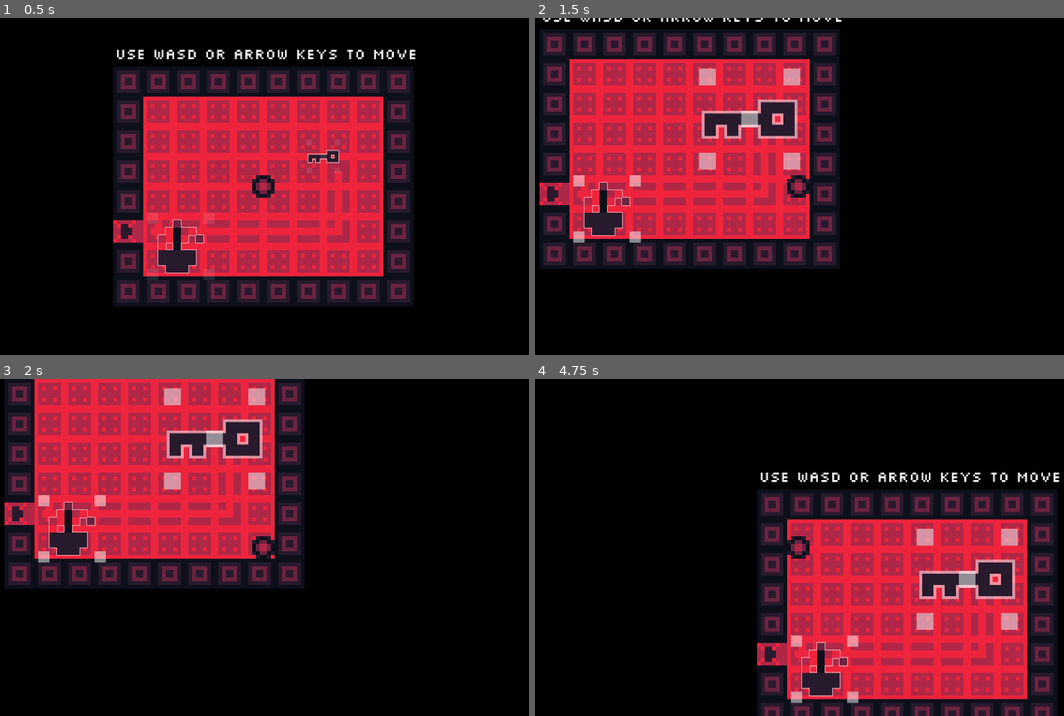
Above: before the commit, frames 1-4 (two rows, left to right).
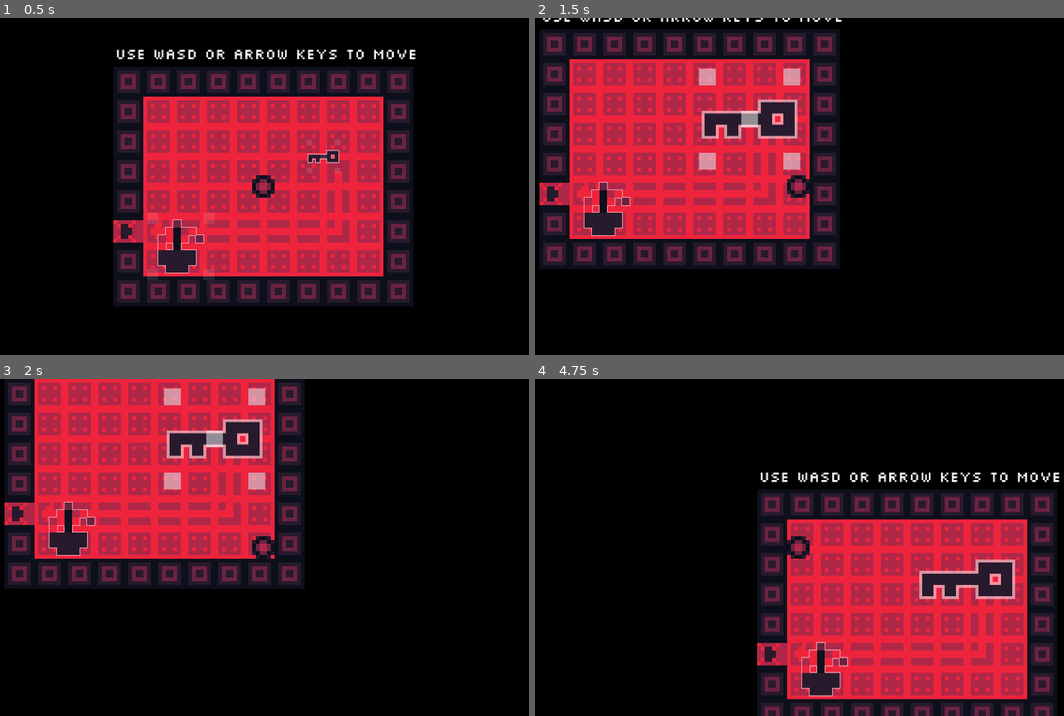
Above: after the commit, the same moments.

Repository: GriffinBaxter/Scaled-To-Nothing
Game: Godot game, scene res://Scenes/main.tscn
The game is run twice, just before and just after one commit, with the same random seed, the same clock (stepped at 60 frames per second) and the same inputs.
Inputs (mouse positions are in pixels of both pictures, inside the frame that each line leads up to):
- Up to frame 1 (0.5 s): no input
- Up to frame 2 (1.5 s): tap Enter at 0.5 s; move the mouse to (857, 156) at 0.52 s; press the mouse at (857, 156) at 0.53 s; hold D (right) 0.53-1.28 s; move the mouse to (609, 247) at 1.27 s; release the mouse at (609, 247) at 1.28 s; hold S (down) from 1.28 s (still down); click (609, 247) at 1.35 s
- Up to frame 3 (2 s): keep holding S (down)
- Up to frame 4 (4.75 s): tap Space at 2 s; move the mouse to (857, 473) at 2.02 s; release S (down) at 2.03 s; press the mouse at (857, 473) at 2.03 s; hold D (right) 2.03-2.78 s; move the mouse to (767, 614) at 2.77 s; release the mouse at (767, 614) at 2.78 s; hold W (up) 2.78-3.53 s; click (767, 614) at 2.85 s; move the mouse to (979, 598) at 3.52 s; press the mouse at (979, 598) at 3.53 s; hold A (left) from 3.53 s (still down); move the mouse to (619, 496) at 4.27 s; release the mouse at (619, 496) at 4.28 s; click (619, 496) at 4.35 s

Frame 1 is identical in both runs. In frame 2, 0.3% of the frame differs, in the area x 7-20%, y 46-67%; in frame 3, 0.3%; in frame 4, 1.1%, in the area x 48-92%, y 44-97%.

Commit message:
Make objects only scalable/movable when player is near

Diff:
--- a/Scenes/main.tscn
+++ b/Scenes/main.tscn
@@ -12,6 +12,9 @@
 
 [sub_resource type="CircleShape2D" id="CircleShape2D_f8w3p"]
 radius = 12.0
+
+[sub_resource type="CircleShape2D" id="CircleShape2D_5demu"]
+radius = 60.0
 
 [sub_resource type="TileSetAtlasSource" id="TileSetAtlasSource_ucfa0"]
 texture = ExtResource("1_nybsv")
@@ -87,6 +90,11 @@
 [node name="Camera2D" type="Camera2D" parent="Player"]
 zoom = Vector2(2, 2)
 
+[node name="ScalePositionArea" type="Area2D" parent="Player"]
+
+[node name="CollisionShape2D" type="CollisionShape2D" parent="Player/ScalePositionArea"]
+shape = SubResource("CircleShape2D_5demu")
+
 [node name="Level1" type="Node2D" parent="."]
 
 [node name="TileMapLayer1" type="TileMapLayer" parent="Level1"]
@@ -132,12 +140,14 @@
 [node name="SquareTable" parent="Level2" instance=ExtResource("7_m16ng")]
 position = Vector2(-296, 160)
 scale = Vector2(8, 8)
+can_position = false
 min_scale = 0.3
 max_scale = 1.5
 
 [node name="CircleTable" parent="Level2" instance=ExtResource("8_vmjtb")]
 position = Vector2(-232, 104)
 scale = Vector2(8, 8)
+can_position = false
 max_scale = 1.5
 
 [node name="UI" type="Control" parent="."]
--- a/Scripts/object_scaling.gd
+++ b/Scripts/object_scaling.gd
@@ -16,6 +16,9 @@
 var selected_corner: CornerPos = CornerPos.NONE
 var current_scale_amount = 0
 var currently_scaling_or_positioning = false
+var near_player = false
+
+@onready var scale_position_area: Area2D = $"../../Player/ScalePositionArea"
 
 
 func _ready() -> void:
@@ -23,48 +26,56 @@
 
 
 func _draw() -> void:
-	const OFFSET = 3.
-	const SQUARE_SIZE = Vector2(1.5, 1.5)
-	const ACTIVE_COLOR = Color(1, 1, 1, 1)
-	var color = Color(1, 1, 1, 0.5) if mouse_entered_object else Color(1, 1, 1, 0.1)
-	draw_set_transform(Vector2(-position.x, -position.y))
+	if near_player:
+		const OFFSET = 3.
+		const SQUARE_SIZE = Vector2(1.5, 1.5)
+		const ACTIVE_COLOR = Color(1, 1, 1, 1)
+		var color = Color(1, 1, 1, 0.5) if mouse_entered_object else Color(1, 1, 1, 0.1)
+		draw_set_transform(Vector2(-position.x, -position.y))
 
-	# middle
-	if can_position:
-		var middle_rect = Rect2(
-			Vector2(global_position.x - SQUARE_SIZE.x / 2, global_position.y - SQUARE_SIZE.y / 2),
+		# middle
+		if can_position:
+			var middle_rect = Rect2(
+				Vector2(
+					global_position.x - SQUARE_SIZE.x / 2, global_position.y - SQUARE_SIZE.y / 2
+				),
+				SQUARE_SIZE
+			)
+			draw_rect(middle_rect, ACTIVE_COLOR if selected_corner == CornerPos.MIDDLE else color)
+
+		# top left
+		var top_left_rect = Rect2(
+			Vector2(
+				global_position.x - OFFSET - SQUARE_SIZE.x,
+				global_position.y - OFFSET - SQUARE_SIZE.y
+			),
 			SQUARE_SIZE
 		)
-		draw_rect(middle_rect, ACTIVE_COLOR if selected_corner == CornerPos.MIDDLE else color)
+		draw_rect(top_left_rect, ACTIVE_COLOR if selected_corner == CornerPos.TOP_LEFT else color)
 
-	# top left
-	var top_left_rect = Rect2(
-		Vector2(
-			global_position.x - OFFSET - SQUARE_SIZE.x, global_position.y - OFFSET - SQUARE_SIZE.y
-		),
-		SQUARE_SIZE
-	)
-	draw_rect(top_left_rect, ACTIVE_COLOR if selected_corner == CornerPos.TOP_LEFT else color)
+		# top right
+		var top_right_rect = Rect2(
+			Vector2(global_position.x + OFFSET, global_position.y - OFFSET - SQUARE_SIZE.y),
+			SQUARE_SIZE
+		)
+		draw_rect(top_right_rect, ACTIVE_COLOR if selected_corner == CornerPos.TOP_RIGHT else color)
 
-	# top right
-	var top_right_rect = Rect2(
-		Vector2(global_position.x + OFFSET, global_position.y - OFFSET - SQUARE_SIZE.y), SQUARE_SIZE
-	)
-	draw_rect(top_right_rect, ACTIVE_COLOR if selected_corner == CornerPos.TOP_RIGHT else color)
+		# bottom left
+		var bottom_left_rect = Rect2(
+			Vector2(global_position.x - OFFSET - SQUARE_SIZE.x, global_position.y + OFFSET),
+			SQUARE_SIZE
+		)
+		draw_rect(
+			bottom_left_rect, ACTIVE_COLOR if selected_corner == CornerPos.BOTTOM_LEFT else color
+		)
 
-	# bottom left
-	var bottom_left_rect = Rect2(
-		Vector2(global_position.x - OFFSET - SQUARE_SIZE.x, global_position.y + OFFSET), SQUARE_SIZE
-	)
-	draw_rect(bottom_left_rect, ACTIVE_COLOR if selected_corner == CornerPos.BOTTOM_LEFT else color)
-
-	# bottom right
-	var bottom_right_rect = Rect2(
-		Vector2(global_position.x + OFFSET, global_position.y + OFFSET), SQUARE_SIZE
-	)
-	draw_rect(
-		bottom_right_rect, ACTIVE_COLOR if selected_corner == CornerPos.BOTTOM_RIGHT else color
-	)
+		# bottom right
+		var bottom_right_rect = Rect2(
+			Vector2(global_position.x + OFFSET, global_position.y + OFFSET), SQUARE_SIZE
+		)
+		draw_rect(
+			bottom_right_rect, ACTIVE_COLOR if selected_corner == CornerPos.BOTTOM_RIGHT else color
+		)
 
 
 func _input(event: InputEvent) -> void:
@@ -143,11 +154,17 @@
 
 
 func _process(delta: float) -> void:
+	var new_is_near_player = scale_position_area.overlaps_area(self)
+	if new_is_near_player != near_player:
+		near_player = scale_position_area.overlaps_area(self)
+		queue_redraw()
+
 	if Input.is_action_just_released("left_mouse"):
 		currently_scaling_or_positioning = false
 
 	elif (
-		Input.is_action_pressed("left_mouse")
+		near_player
+		and Input.is_action_pressed("left_mouse")
 		and (mouse_entered_object or currently_scaling_or_positioning)
 	):
 		currently_scaling_or_positioning = true
Not shown: 1 places in Scenes/main.tscn that only renumber resources
